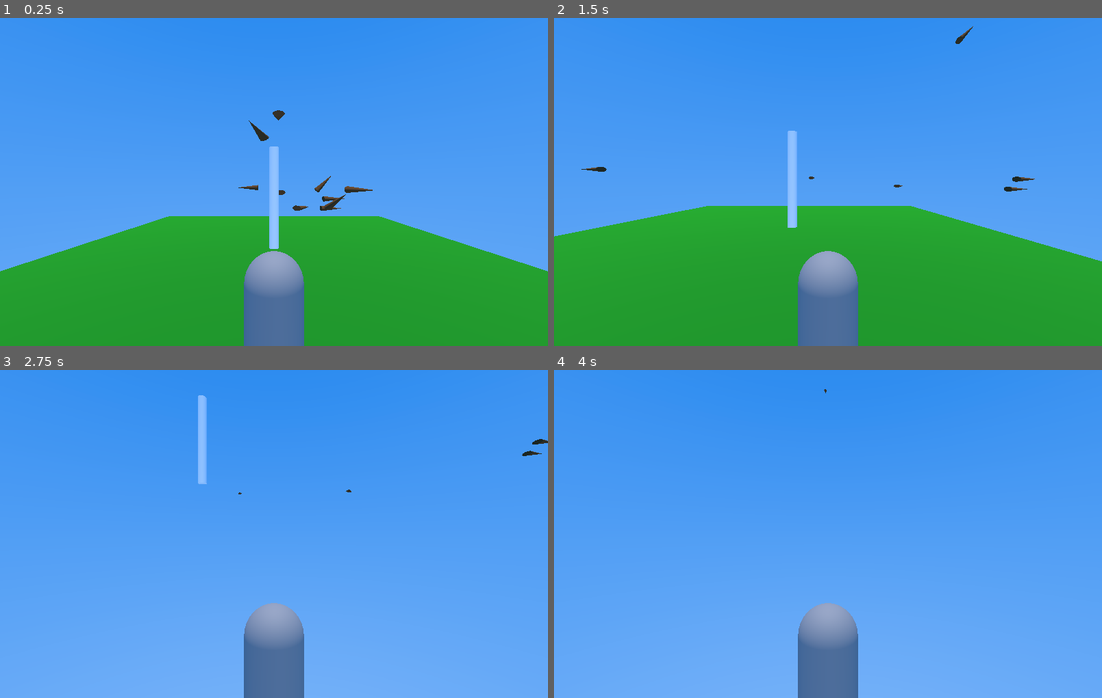
Above: before the commit, frames 1-4 (two rows, left to right).
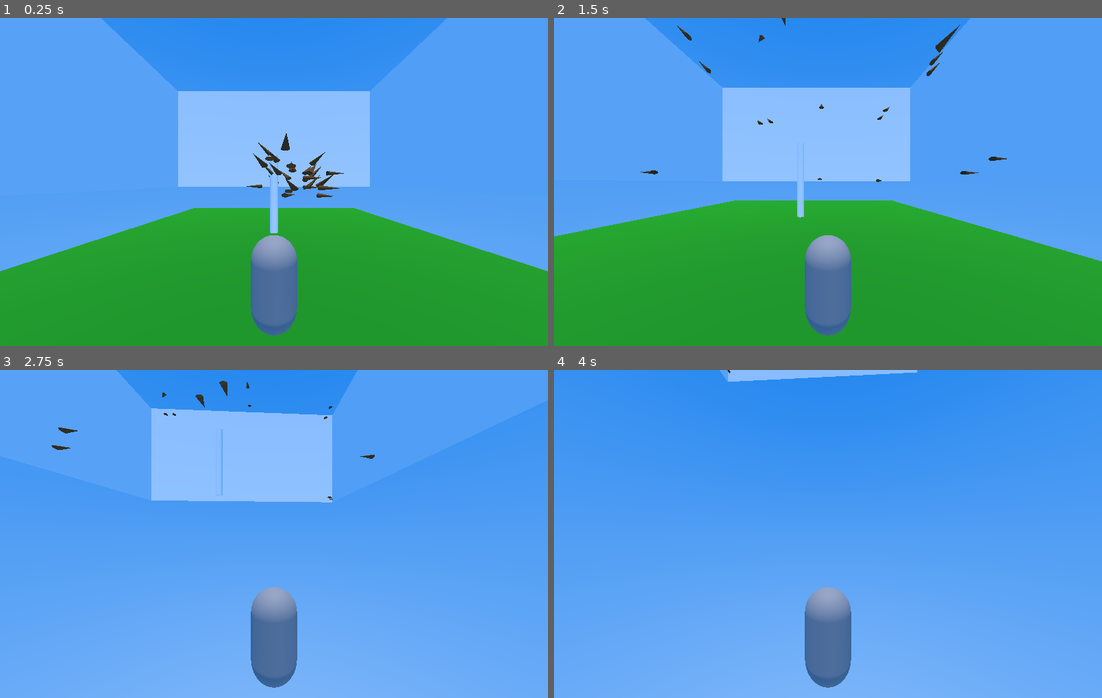
Above: after the commit, the same moments.

Repository: super-goose/boids
Game: Godot game, scene res://scenes/main_3d/main_3d.tscn
Two runs of this game, one before a commit and one after it. Both use one fixed random seed, a clock stepped at 60 frames per second and the inputs below.
Inputs (mouse positions are in pixels of both pictures, inside the frame that each line leads up to):
- Up to frame 1 (0.25 s): no input
- Up to frame 2 (1.5 s): tap Enter (ui_accept) at 0.5, 0.77 s; move the mouse to (948, 165) at 0.52 s; hold Right (ui_right) 0.53-1.28 s; click (948, 165) at 0.67 s; move the mouse to (718, 198) at 1.27 s; hold Down (ui_down) from 1.28 s (still down)
- Up to frame 3 (2.75 s): tap Enter (ui_accept) at 1.52 s; move the mouse to (328, 461) at 2.02 s; release Down (ui_down) at 2.03 s; hold Right (ui_right) from 2.03 s (still down)
- Up to frame 4 (4 s): move the mouse to (800, 599) at 2.77 s; release Right (ui_right) at 2.78 s; hold Up (ui_up) 2.78-3.53 s; click (800, 599) at 2.92 s; tap Enter (ui_accept) at 3.02, 3.77 s; move the mouse to (992, 583) at 3.52 s; hold Left (ui_left) from 3.53 s (still down)

The runs differ from the first frame. In frame 1, 19% of the frame differs, in the area x 0-97%, y 0-100%; in frame 2, 19%; in frame 3, 19%; in frame 4, 3.0%.

Commit message:
boids fly straight, random direction, constrained

Diff:
--- a/scenes/boid_3d/boid_3d.gd
+++ b/scenes/boid_3d/boid_3d.gd
@@ -25,10 +25,12 @@
 	#rotate_y(rotation_speed * delta)
 
 	direction = direction.normalized()
+
 	# Ground Velocity
 	target_velocity.x = direction.x * speed
 	target_velocity.y = direction.y * speed
 	target_velocity.z = direction.z * speed
+
 
 	## Vertical Velocity
 	#if not is_on_floor(): # If in the air, fall towards the floor. Literally gravity
@@ -37,7 +39,25 @@
 	# Moving the Character
 	velocity = target_velocity
 	look_at(global_transform.origin + direction, Vector3.UP)
+	constrain_position()
 	move_and_slide()
+
+func constrain_position():
+	var box_threshold = 30
+	if position.x > box_threshold:
+		position.x = -box_threshold
+	elif position.x < -box_threshold:
+		position.x = box_threshold
+
+	if position.y > box_threshold + 5:
+		position.y = 5
+	elif position.y < 5:
+		position.y = box_threshold + 5
+
+	if position.z > box_threshold:
+		position.z = -box_threshold
+	elif position.z < -box_threshold:
+		position.z = box_threshold
 
 func set_stats(_position: Vector3, _direction: Vector3):
 	position = _position
--- a/scenes/main_3d/main_3d.gd
+++ b/scenes/main_3d/main_3d.gd
@@ -1,10 +1,11 @@
 extends Node3D
 
+@export var total_boids = 10
 var Boid3D = preload("res://scenes/boid_3d/boid_3d.tscn")
 
 func _ready():
 	print("adding a boid")
-	for i in range(10):
+	for i in range(total_boids):
 		var boid = Boid3D.instantiate()
 		var direction = Vector3(randi_range(-1, 1), randi_range(0, 1), randi_range(-1, 1))
 		while direction.length() == 0:
--- a/scenes/main_3d/main_3d.tscn
+++ b/scenes/main_3d/main_3d.tscn
@@ -41,8 +41,15 @@
 [sub_resource type="BoxShape3D" id="BoxShape3D_xdi54"]
 size = Vector3(40, 0, 40)
 
+[sub_resource type="StandardMaterial3D" id="StandardMaterial3D_xj8ct"]
+
+[sub_resource type="PlaneMesh" id="PlaneMesh_5lcq5"]
+material = SubResource("StandardMaterial3D_xj8ct")
+size = Vector2(60, 30)
+
 [node name="Main" type="Node3D"]
 script = ExtResource("1_buev5")
+total_boids = 30
 
 [node name="WorldEnvironment" type="WorldEnvironment" parent="."]
 environment = SubResource("Environment_6ukyf")
@@ -73,3 +80,17 @@
 
 [node name="CollisionShape3D" type="CollisionShape3D" parent="Floor/StaticBody3D"]
 shape = SubResource("BoxShape3D_xdi54")
+
+[node name="Box" type="Node3D" parent="."]
+
+[node name="MeshInstance3D" type="MeshInstance3D" parent="Box"]
+transform = Transform3D(1, 0, 0, 0, -4.37114e-08, -1, 0, 1, -4.37114e-08, 0, 20, -30)
+mesh = SubResource("PlaneMesh_5lcq5")
+
+[node name="MeshInstance3D3" type="MeshInstance3D" parent="Box"]
+transform = Transform3D(-4.37114e-08, 1, -4.37114e-08, 0, -4.37114e-08, -1, -1, -4.37114e-08, 1.91069e-15, -30, 20, 0)
+mesh = SubResource("PlaneMesh_5lcq5")
+
+[node name="MeshInstance3D4" type="MeshInstance3D" parent="Box"]
+transform = Transform3D(-4.37114e-08, -1, 4.37114e-08, 0, -4.37114e-08, -1, 1, -4.37114e-08, 1.91069e-15, 30, 20, 0)
+mesh = SubResource("PlaneMesh_5lcq5")
--- a/scenes/player/player.tscn
+++ b/scenes/player/player.tscn
@@ -13,6 +13,7 @@
 [node name="Camera3D" type="Camera3D" parent="."]
 transform = Transform3D(1, 0, 0, 0, 0.820372, 0.571831, 0, -0.571831, 0.820372, 0, 2.19132, 3.60418)
 current = true
+fov = 90.0
 
 [node name="CollisionShape3D" type="CollisionShape3D" parent="."]
 shape = SubResource("CapsuleShape3D_036xt")
Not shown: 1 places in scenes/main_3d/main_3d.tscn that only renumber resources
